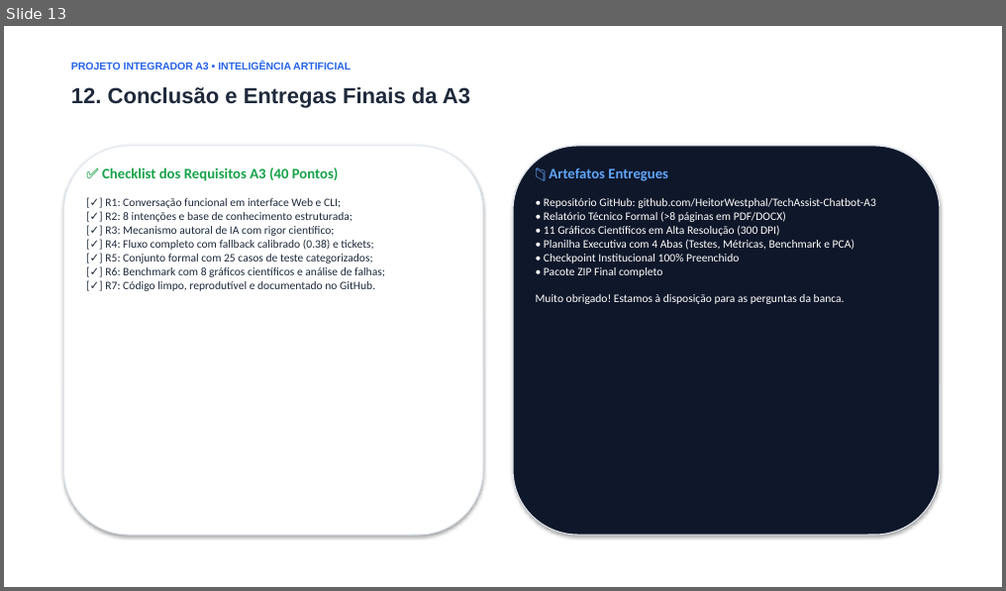
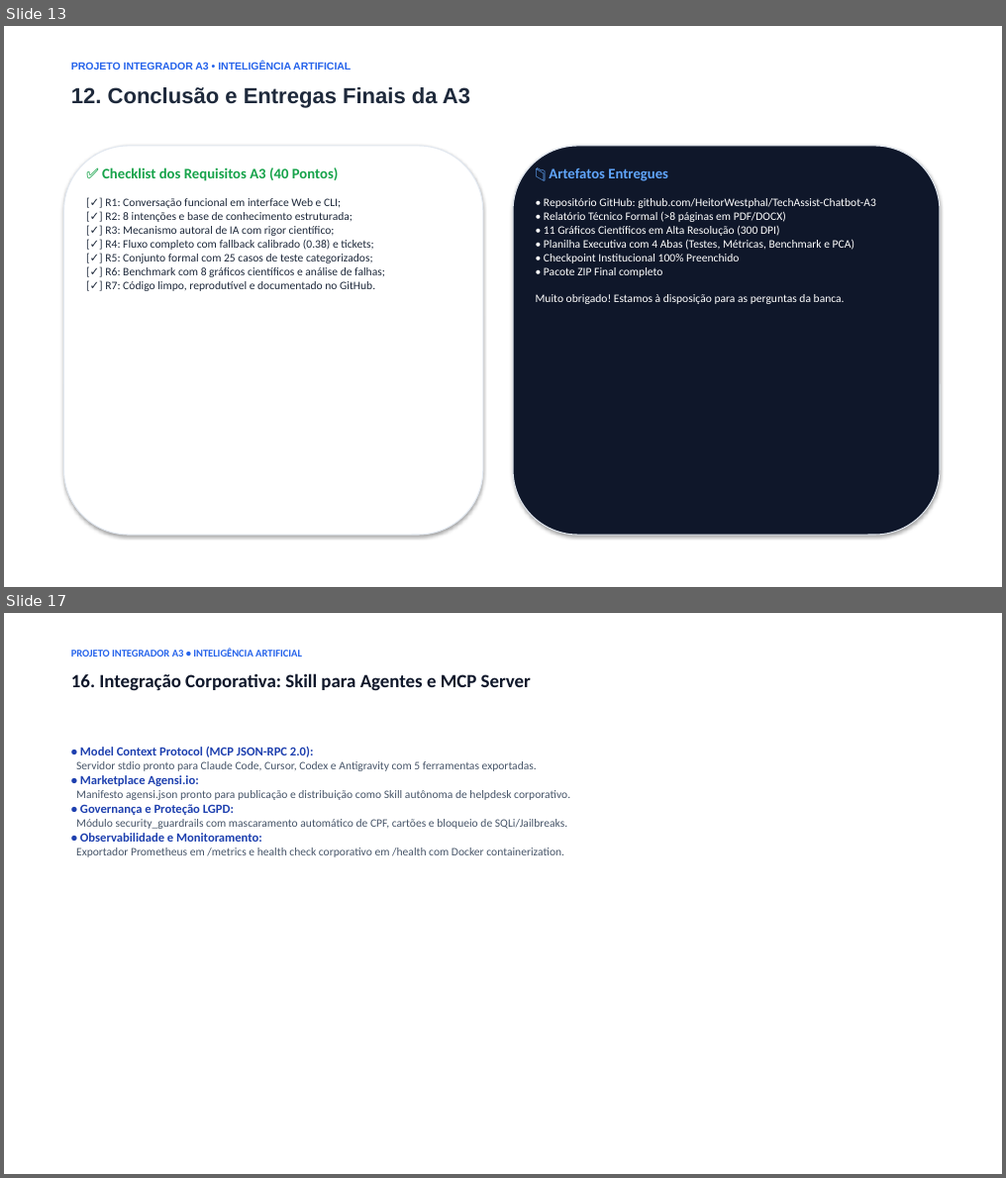
Before and after one commit to HeitorWestphal/TechAssist-Chatbot-A3, a slide deck: docs/APRESENTACAO_DEFESA_A3.pptx. Shown one above the other, each under a label of ours: slide 13 before the commit, slides 13 and 17 after it; the slides between them are not shown. The pictures are 1006x591 and 1006x1178 pixels, drawn with LibreOffice and Linux fonts; fonts in the diff are those of the drawing. Boxes give left, top, right and bottom in pixels: in the first picture for what was removed or moved away, otherwise in the second. Text is boxed around its words. In the diff, an @@ line names an element or a change of style, - is before the commit and + after.

Commit message:
feat: validacao estatistica mcnemar, diagrama ece, robustez adversarial, guardrails lgpd e docker

```diff
--- a/docs/APRESENTACAO_DEFESA_A3.pptx
+++ b/docs/APRESENTACAO_DEFESA_A3.pptx
@@ slide 17 added at <box>4,613,1002,1174</box>, background #FFFFFF @@
@@ text added at <box>71,648,302,657</box>, 10 pt, text #2563EB, bold @@
+PROJETO INTEGRADOR A3 • INTELIGÊNCIA ARTIFICIAL
@@ text added at <box>71,673,531,691</box>, 18 pt, text #0F172A, bold @@
+16. Integração Corporativa: Skill para Agentes e MCP Server
@@ text added at <box>76,747,570,858</box>, 11 pt, text #475569 @@
+• Model Context Protocol (MCP JSON-RPC 2.0):
+Servidor stdio pronto para Claude Code, Cursor, Codex e Antigravity com 5 ferramentas exportadas.
+• Marketplace Agensi.io:
+Manifesto agensi.json pronto para publicação e distribuição como Skill autônoma de helpdesk corporativo.
+• Governança e Proteção LGPD:
+Módulo security_guardrails com mascaramento automático de CPF, cartões e bloqueio de SQLi/Jailbreaks.
+• Observabilidade e Monitoramento:
+Exportador Prometheus em /metrics e health check corporativo em /health com Docker containerization.
```
Also in this commit, not shown: 3 other slides added, 20 other files.
